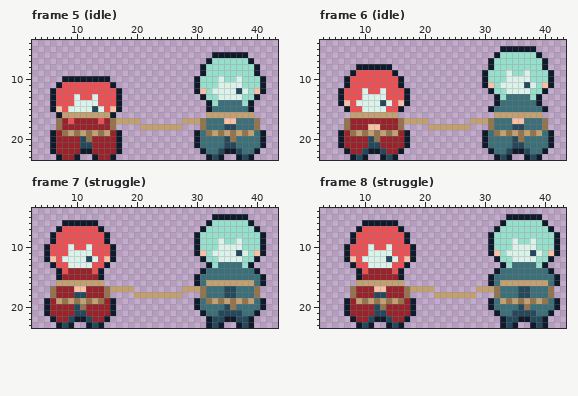
Two versions of one pixel-art file, Assets/Animations/Story/Captives_AB.aseprite. That is the earlier state.
48x24 pixels, 29 frames. Shown: frame 5 (idle): x 3..43, y 4..23; frame 6 (idle): x 3..43, y 4..23; frame 7 (struggle): x 3..43, y 4..23; frame 8 (struggle): x 3..43, y 4..23. The commit also changed other frames, which this record leaves out.
After the commit:
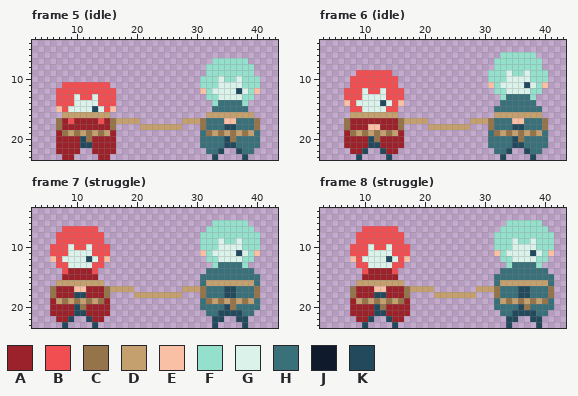
Palette (. is transparent): A #9b222b  B #f14e52  C #96744a  D #c4a06e  E #fac0a5  F #95e0cc  G #daf2e9  H #39707a  J #101a2d  K #23495d
Difference:
Changed rows in their new state; - is an unchanged pixel.
Frame 5 (idle):
first column x 6:
 6 ---------------------------......---
 7 --------------------------.------.--
 8 -------------------------.--------.-
 9 -------------------------.--------.-
10 --........--------------.----------.
11 -.--------.-------------.----------.
12 .----------.------------.----------.
13 .----------.-------------.--------.-
14 .----------.--------------.------.--
15 .----------.--------------.------.--
16 -.--------.-------------------------
19 .----------.------------.----------.
20 .----------.------------.----------.
21 .----------.------------.----------.
22 .----..----.-------------.---..---.-
23 -.--.--.--.---------------.-.--.-.--
Frame 6 (idle):
first column x 6:
 5 ---------------------------......---
 6 --------------------------.------.--
 7 -------------------------.--------.-
 8 ---......----------------.--------.-
 9 --.------.--------------.----------.
10 -.--------.-------------.----------.
11 -.--------.-------------.----------.
12 .----------.-------------.--------.-
13 .----------.--------------.------.--
14 .----------.--------------.------.--
15 -.--------.--------------.--------.-
first column x 6:
19 .----------.------------.----------.
20 .----------.------------.----------.
21 .----------.------------.----------.
22 -.---..---.--------------.---..---.-
23 --.-.--.-.----------------.-.--.-.--
Frame 7 (struggle):
first column x 5:
 5 ----------------------------......---
 6 ---......------------------.------.--
 7 --.------.----------------.--------.-
 8 -.--------.--------------.----------.
 9 -.--------.--------------.----------.
10 .----------.-------------.----------.
11 .----------.-------------.----------.
12 .----------.--------------.--------.-
13 -.--------.----------------.------.--
14 --.------.----------------.--------.-
15 --.------.---------------.----------.
16 -------------------------.----------.
19 .----------.-------------.----------.
20 .----------.-------------.----------.
21 .----------.--------------.--------.-
22 -.---..---.----------------.--..--.--
23 --.-.--.-.-----------------.-.--.-.--
Frame 8 (struggle):
first column x 7:
 5 ---------------------------......---
 6 ---......-----------------.------.--
 7 --.------.---------------.--------.-
 8 -.--------.-------------.----------.
 9 -.--------.-------------.----------.
10 .----------.------------.----------.
11 .----------.------------.----------.
12 .----------.-------------.--------.-
13 -.--------.---------------.------.--
14 --.------.---------------.--------.-
15 --.------.--------------.----------.
16 ------------------------.----------.
19 .----------.------------.----------.
20 .----------.------------.----------.
21 .----------.-------------.--------.-
22 -.---..---.---------------.--..--.--
23 --.-.--.-.----------------.-.--.-.--
